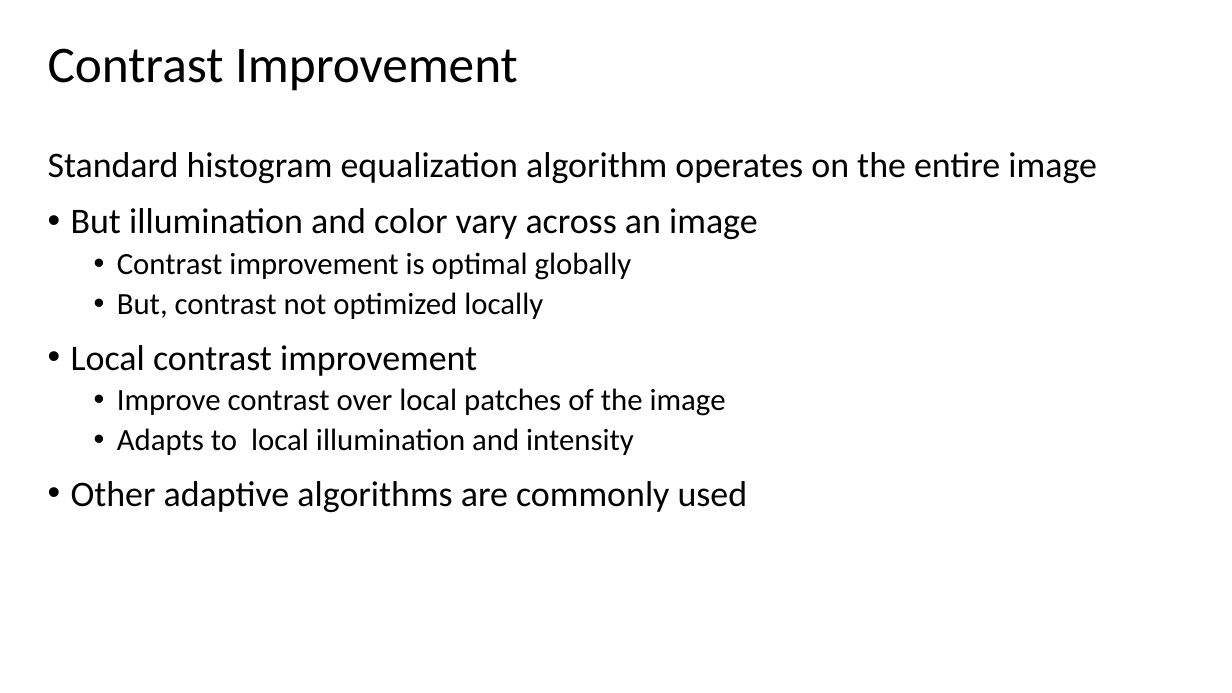
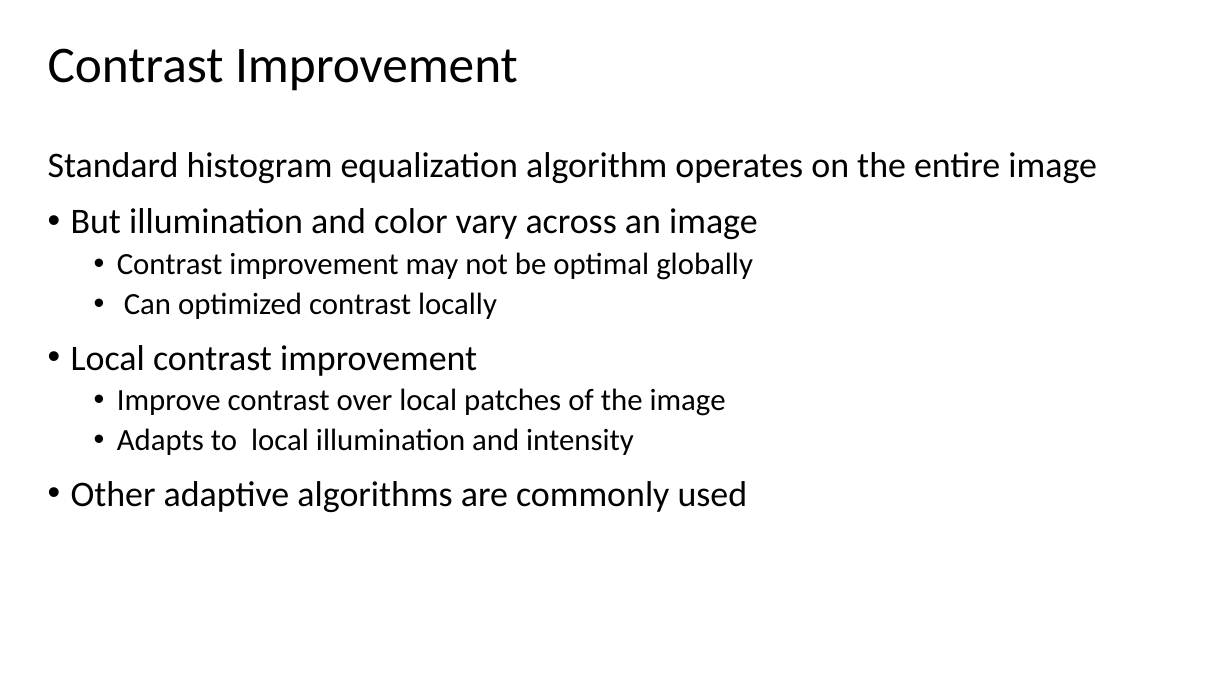
Before and after one commit to StephenElston/CSCI-E25, a slide deck: slide 46 of Slides/1_Introduction.pptx. Drawn at 1232x693 pixels with LibreOffice and Linux fonts; fonts in the diff are those of the drawing. Boxes give left, top, right and bottom in pixels: in the first picture for what was removed or moved away, otherwise in the second. Text is boxed around its words. In the diff, an @@ line names an element or a change of style, - is before the commit and + after.

Commit message:
Corrected typos noticed in lecture

```diff
--- a/Slides/1_Introduction.pptx
+++ b/Slides/1_Introduction.pptx
@@ text at box(117, 252, 753, 319): text changed @@
-  • Contrast improvement is optimal globally
-  • But, contrast not optimized locally
+  • Contrast improvement may not be optimal globally
+  • Can optimized contrast locally
```
Also in this commit, not shown: 8 other slides changed.
